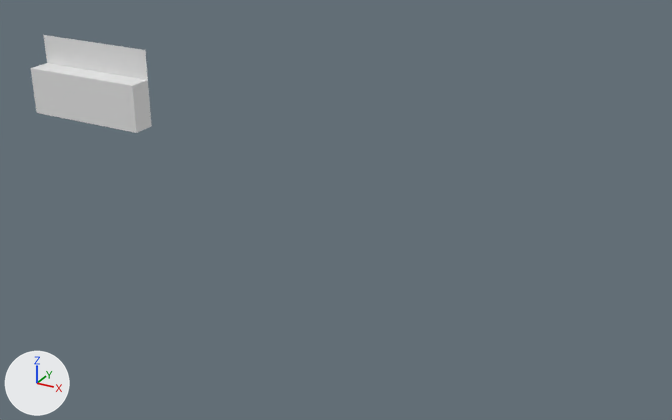
The Blender file blender_models/patch challenge.blend: old version first, new version second.
Rendered twice from a camera (50 mm lens) standing at (124.7, -120.1, 45.3) and looking at (57.9, 1.4, -15.5). The axes (+X, +Y, +Z) are drawn at lower left. The lights are the same throughout. The picture after the commit comes second. Materials are left out; every surface is plain grey.

Before the edit, the objects in view are built like this:
```python
me_cube = bpy.data.meshes.new('Cube')
me_cube.from_pydata(...)  # 22 vertices, 18 faces; spans x -3.3..20.3, y -2.1..2.0, z -7.4..6.3
# faces by material slot: [13, 1, 2, 2]
me_cube.materials.append(mat_f3dlite_material_002)
me_cube.materials.append(mat_f3dlite_material_003)
me_cube.materials.append(mat_f3dlite_material_004)
me_cube.materials.append(mat_f3dlite_material)
ob_cube = bpy.data.objects.new('Cube', me_cube)
ob_cube.parent = ob_area_1
ob_cube.location = (0.0, 0.0, 0.0)
ob_cube.visible_shadow = False
```
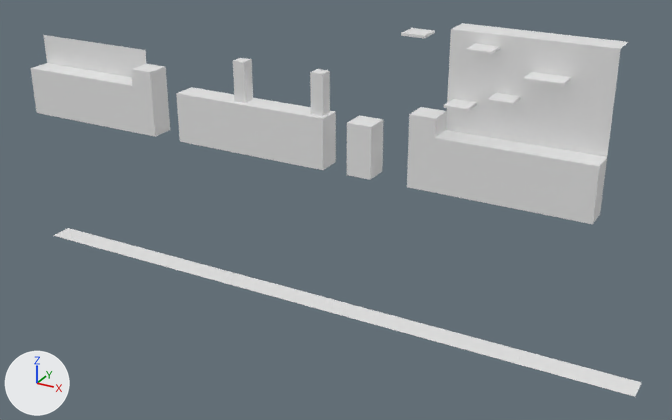
Commit message: more patch challenge progress

Pixel boxes (x1, y1, x2, y2) of what changed, in the pictures (672 x 420 px):
'Cube', reshaped (402% wider, 279% taller): before (31, 35, 152, 133); after (31, 23, 642, 397)
part 1 of me_cube, built on: before (132, 80, 152, 133); after (53, 23, 642, 397)

The change in detail:
me_cube is used by ob_cube; parent ob_area_1; location (0.0, 0.0, 0.0).
me_cube had 22 vertices, 18 faces and spanned x -3.3..20.3, y -2.1..2.0, z -7.4..6.3.
me_cube now has 191 vertices, 144 faces and spans x -3.3..108.5, y -2.1..6.3, z -32.5..15.9.
Part 1, on me_cube:
1 vertex is removed from x 20.3, y -0.1, z -7.0.
4 faces are deleted.
67 vertices are added at x -3.3..108.5, y -2.1..6.3, z -32.5..15.9.
7 new vertices lie (4.2, 0.0, 0.0) away from vertices in x 20.3, y -2.1..2.0, z -7.4..1.0.
5 new vertices lie (0.0, 0.0, 2.9) away from vertices in x 20.3..24.5, y -2.1..2.0, z 1.0.
33 new vertices lie (0.0, 0.0, 0.4) away from vertices in x 29.7..99.6, y -2.1..2.0, z -7.4..15.1.
21 new vertices lie (0.0, 0.0, 8.0) away from vertices in x 29.7..99.6, y -2.1..2.0, z -7.0.
7 new vertices lie (0.0, -2.1, 0.0) away from vertices in x 33.8..76.0, y 2.0, z -7.4..1.0.
6 new vertices lie (0.0, 0.0, 2.9) away from vertices in x 71.9..76.0, y -2.1..2.0, z 1.0.
10 new vertices lie (0.0, 0.0, 6.8) away from vertices in x 40.6..57.0, y -1.1..1.0, z 0.9.
8 new vertices lie (0.0, 3.6, 0.0) away from vertices in x 79.8..86.9, y -1.7, z 7.4..14.3.
6 new vertices lie (23.6, 0.0, 0.0) away from vertices in x -3.3..76.0, y -2.1..6.3, z -32.5..15.9.
130 new faces join them.
